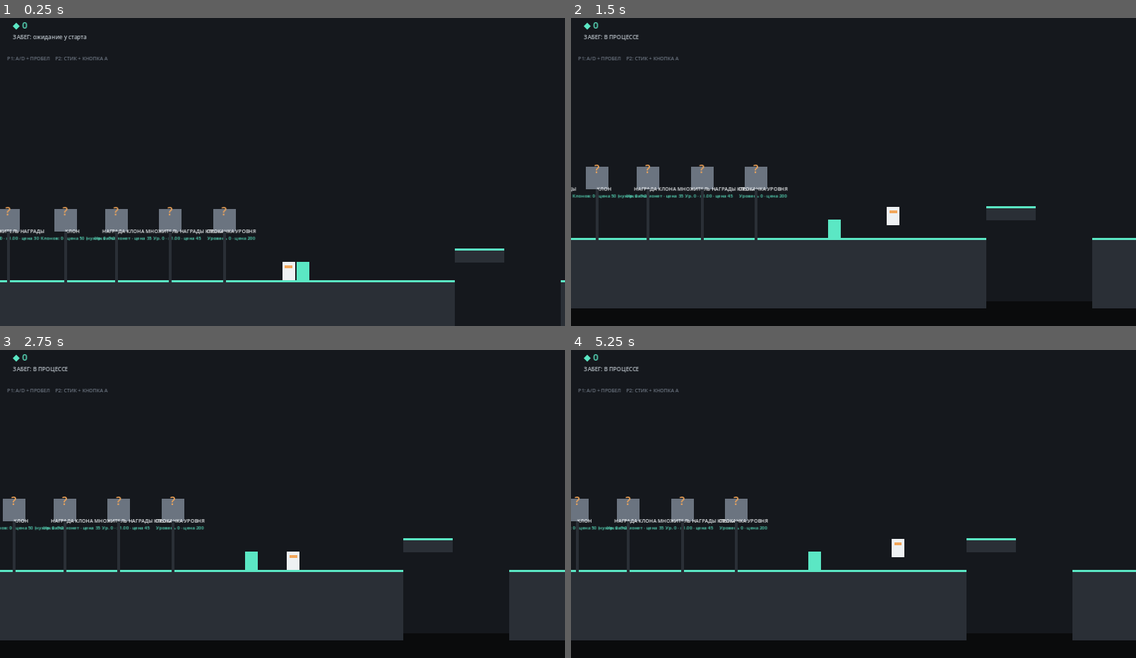
Above: before the commit, frames 1-4 (two rows, left to right).
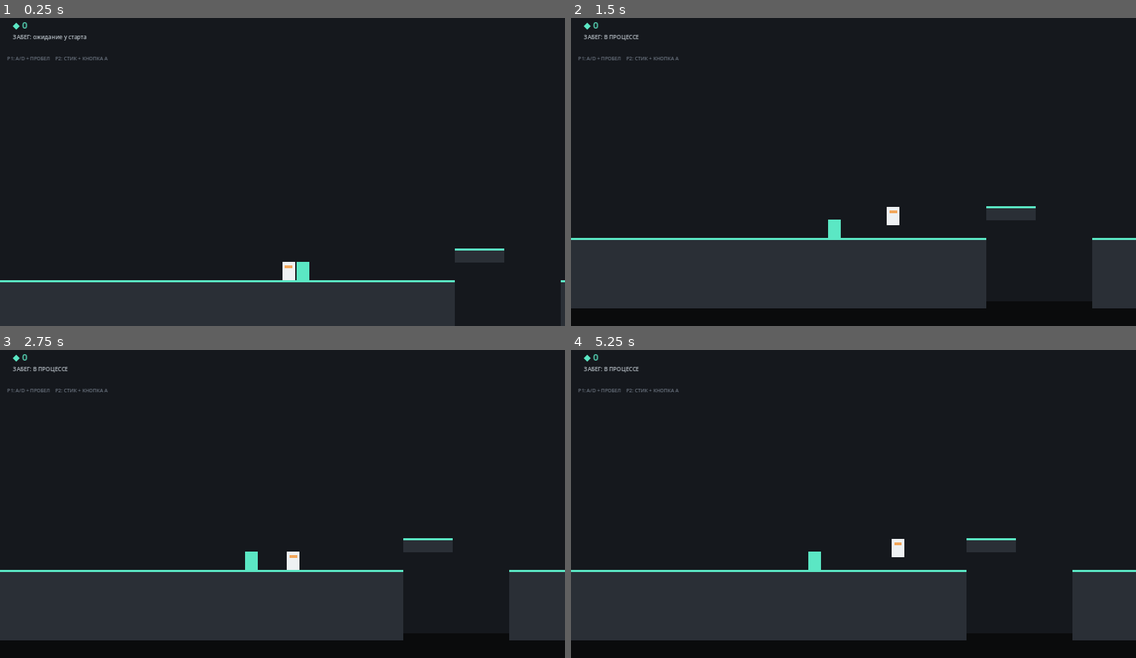
Above: after the commit, the same moments.

Repository: debugmi530-del/vanguard-run-godot
Game: Godot game, scene res://scenes/Main.tscn
The game is run twice, just before and just after one commit, with the same random seed, the same clock (stepped at 60 frames per second) and the same inputs. The project has no main scene, so this scene is started directly.
Inputs:
- Up to frame 1 (0.25 s): no input
- Up to frame 2 (1.5 s): hold D (p1_right) from 0.53 s (still down); tap Space (p1_jump) at 0.77 s
- Up to frame 3 (2.75 s): tap Space (p1_jump) at 1.52 s; release D (p1_right) at 2.03 s; hold A (p1_left) from 2.03 s (still down)
- Up to frame 4 (5.25 s): release A (p1_left) at 2.78 s; hold D (p1_right) 2.78-4.28 s; tap Space (p1_jump) at 3.02, 3.77, 4.52 s; hold A (p1_left) 4.28-5.03 s; hold D (p1_right) from 5.03 s (still down)

The runs differ from the first frame. In frame 1, 2.4% of the frame differs, in the area x 0-46%, y 61-86%; in frame 2, 2.0%; in frame 3, 2.0%; in frame 4, 1.9%.
Error after the commit: Invalid assignment of property or key 'upgrade_key' with value of type 'String' on a base object of type 'Area2D'. (res://scripts/Main.gd:96)

Commit message:
Fix collisions, add main menu, animations, effects, icon, palette

Diff:
--- a/scripts/UpgradeBlock.gd
+++ b/scripts/UpgradeBlock.gd
@@ -1,7 +1,8 @@
-extends Area2D
+extends StaticBody2D
 
-## Mario-style "?" block: bump it from below (moving upward) to spend the
-## shared team bank on exactly one upgrade.
+## Mario-style "?" block: solid collision (players can stand on it or bonk
+## it), bump it from below (moving upward) to spend the shared team bank on
+## exactly one upgrade. Flashes and bounces to give clear purchase feedback.
 
 @export var upgrade_key: String = "reward"
 # reward | reward_mult | clone | clone_reward | clone_reward_mult | level_upgrade
@@ -9,22 +10,46 @@
 signal purchase_attempted(success: bool)
 
 var _cooldown: float = 0.0
+var _visual: ColorRect
+var _mark: Label
+var _base_visual_pos: Vector2
+var _bounce_t: float = 0.0
+var _flash_t: float = 0.0
 
 func _ready() -> void:
-	body_entered.connect(_on_entered)
+	add_to_group("upgrade_blocks")
 
 func _process(delta: float) -> void:
 	if _cooldown > 0.0:
 		_cooldown -= delta
+	if _bounce_t > 0.0:
+		_bounce_t -= delta
+		var f: float = sin((_bounce_t / 0.18) * PI) if _bounce_t > 0.0 else 0.0
+		if _visual:
+			_visual.position = _base_visual_pos - Vector2(0, 10.0 * f)
+			_mark.position.y = -50 - 10.0 * f
+	elif _visual:
+		_visual.position = _base_visual_pos
+	if _flash_t > 0.0:
+		_flash_t -= delta
+		var k: float = clamp(_flash_t / 0.35, 0.0, 1.0)
+		if _visual:
+			_visual.color = Palette.MID.lerp(Palette.GREEN, k)
+	elif _visual:
+		_visual.color = Palette.MID
 
-func _on_entered(body: Node) -> void:
+func register_visual(visual: ColorRect, mark: Label) -> void:
+	_visual = visual
+	_mark = mark
+	_base_visual_pos = visual.position
+
+## Called by Player.gd when it collides with this block's underside while
+## moving upward.
+func try_hit(body: Node) -> void:
 	if _cooldown > 0.0:
 		return
-	if not body.is_in_group("players"):
-		return
-	if body.velocity.y >= -10.0:
-		return  # only trigger on an upward bump, like Mario blocks
 	_cooldown = 0.4
+	_bounce_t = 0.18
 
 	var success := false
 	match upgrade_key:
@@ -42,6 +67,28 @@
 			success = GameManager.try_buy_level_upgrade()
 
 	if success:
-		body.velocity.y = 120.0
+		_flash_t = 0.35
+		body.velocity.y = 60.0
+		_spawn_burst()
 
 	purchase_attempted.emit(success)
+
+func _spawn_burst() -> void:
+	var p := CPUParticles2D.new()
+	add_child(p)
+	p.position = Vector2(0, -40)
+	p.emitting = true
+	p.one_shot = true
+	p.explosiveness = 1.0
+	p.amount = 14
+	p.lifetime = 0.5
+	p.direction = Vector2(0, -1)
+	p.spread = 60.0
+	p.initial_velocity_min = 60.0
+	p.initial_velocity_max = 160.0
+	p.gravity = Vector2(0, 400)
+	p.scale_amount_min = 2.0
+	p.scale_amount_max = 4.0
+	p.color = Palette.GREEN
+	var timer := get_tree().create_timer(0.6)
+	timer.timeout.connect(func(): p.queue_free())
